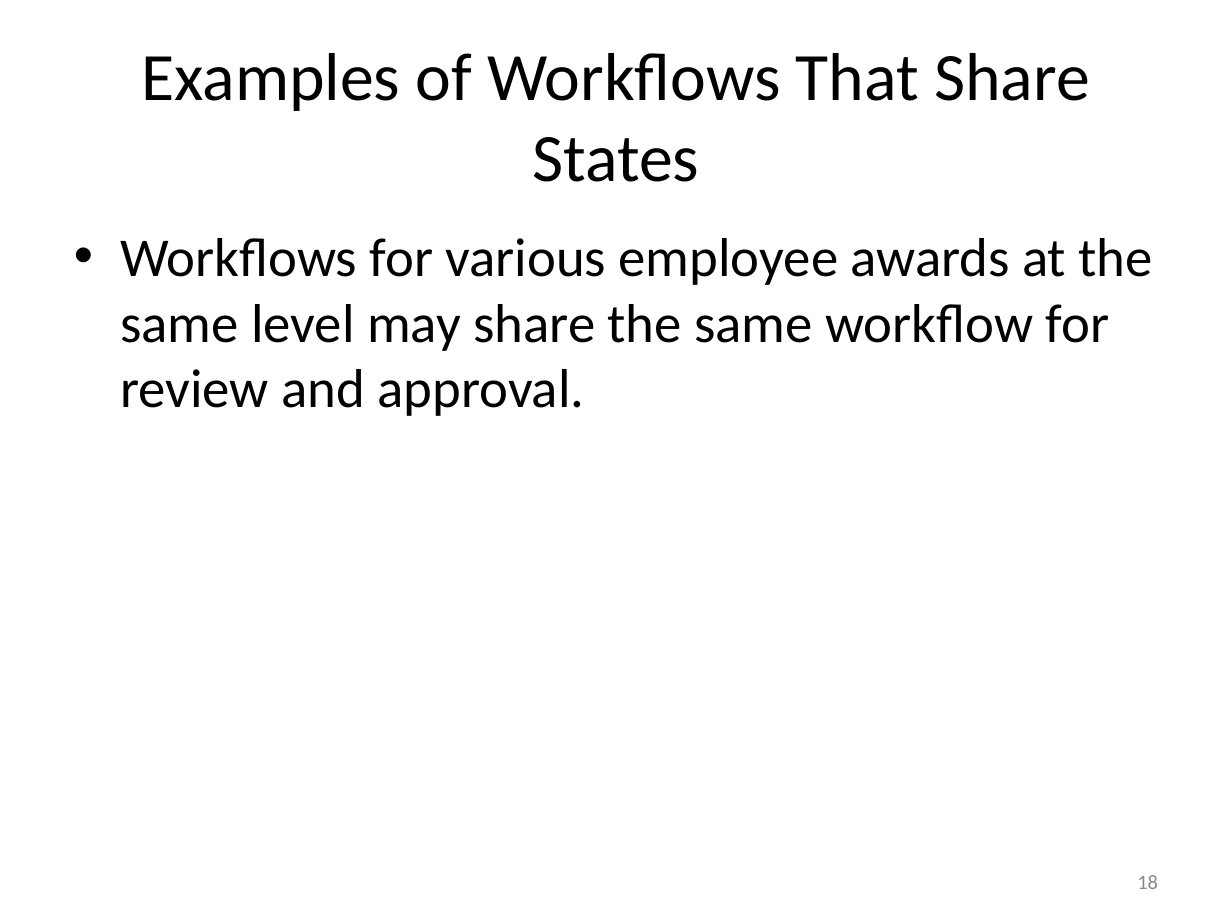
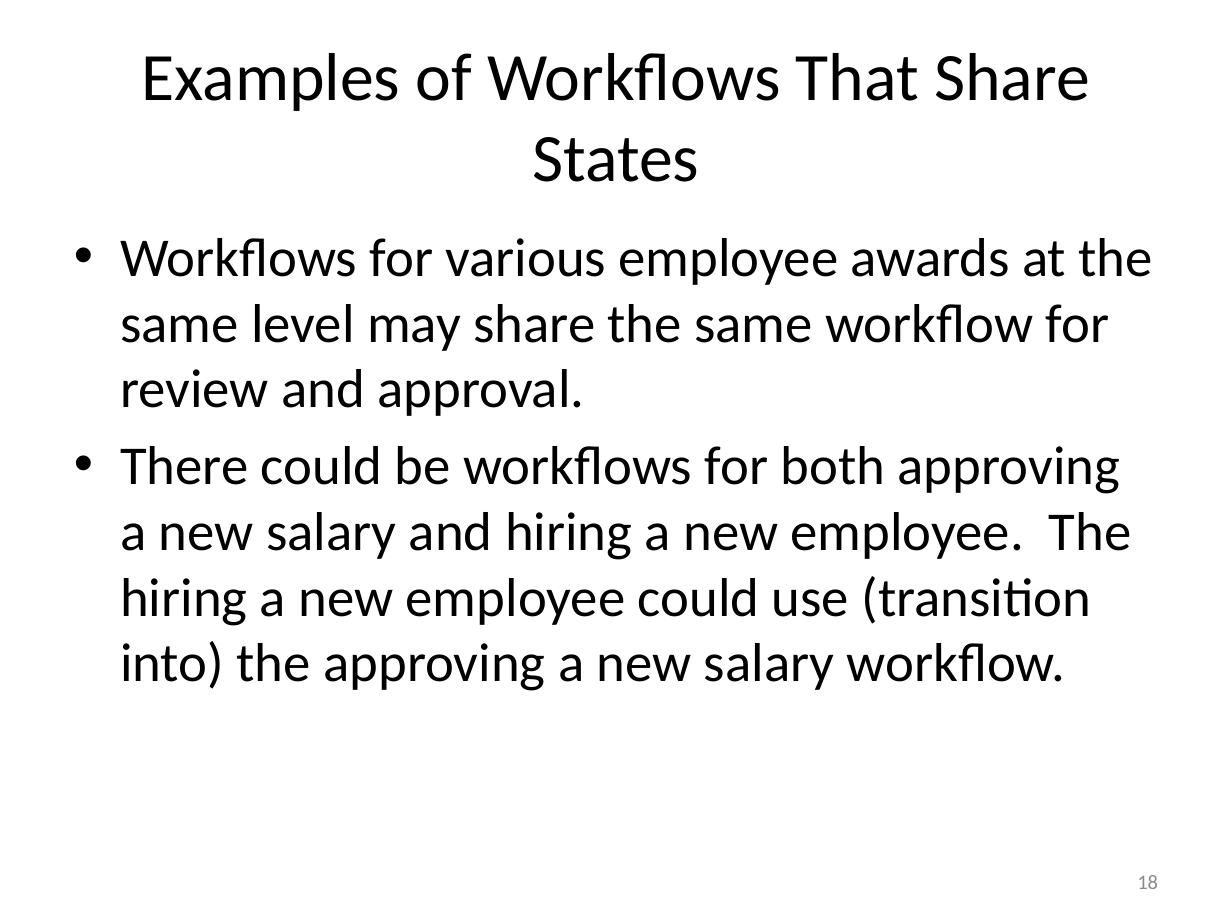
Before and after one commit to RichardRoda/DFA-Workflow-Model, a slide deck: slide 18 of Modeling Workflows with Event Driven DFA.pptx. Drawn at 1232x924 pixels with LibreOffice and Linux fonts; fonts in the diff are those of the drawing. Boxes give left, top, right and bottom in pixels: in the first picture for what was removed or moved away, otherwise in the second. Text is boxed around its words. In the diff, an @@ line names an element or a change of style, - is before the commit and + after.

```diff
--- a/Modeling Workflows with Event Driven DFA.pptx
+++ b/Modeling Workflows with Event Driven DFA.pptx
@@ text at bbox=[120, 446, 1132, 691]: paragraph added @@
+• There could be workflows for both approving a new salary and hiring a new employee. The hiring a new employee could use (transition into) the approving a new salary workflow.
```
Also in this commit, not shown: 3 other slides changed, 3 slides added, 1 other file.
